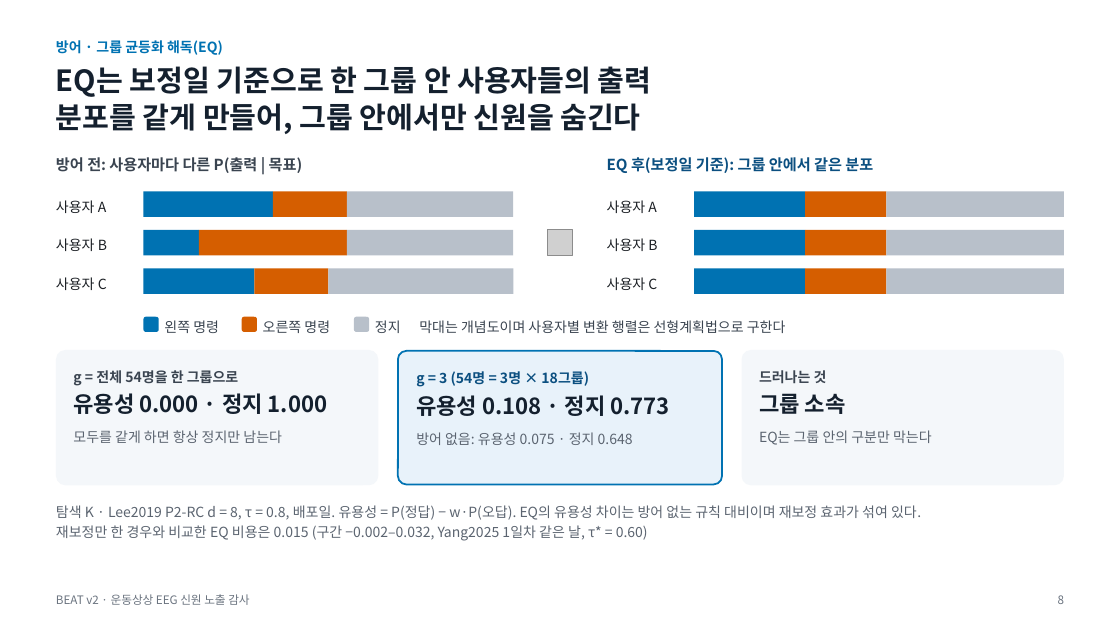
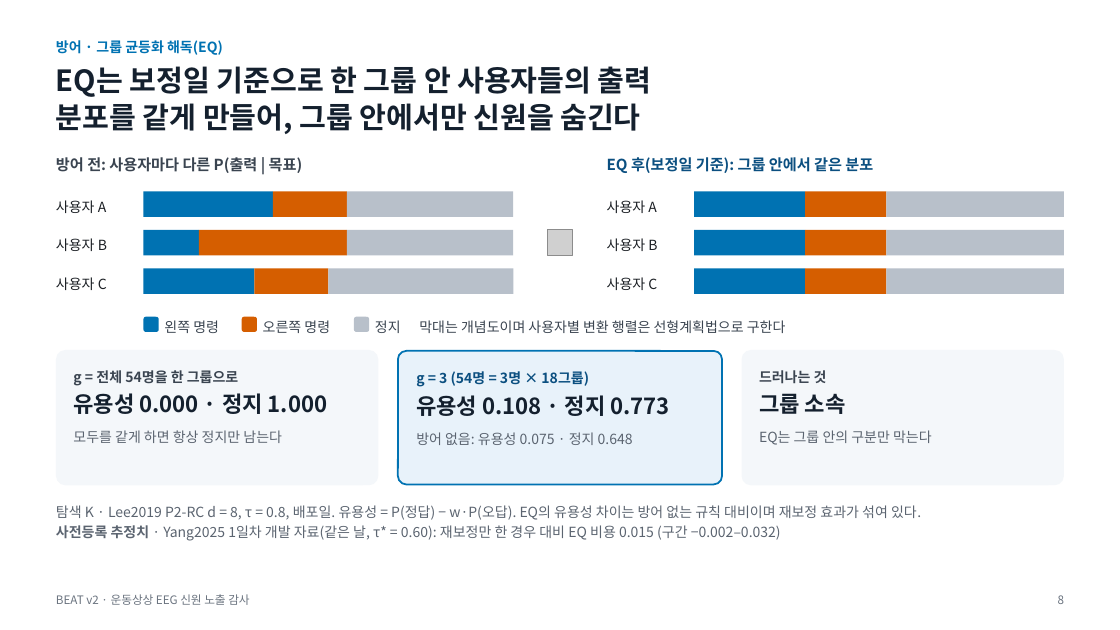
Before and after one commit to gigalove6783-pixel/beat-eeg-privacy, a slide deck: slide 8 of presentation/BEAT_v2_talk.pptx. Drawn at 1120x630 pixels with LibreOffice and Linux fonts; fonts in the diff are those of the drawing; grey boxes stand for pictures. Boxes give left, top, right and bottom in pixels: in the first picture for what was removed or moved away, otherwise in the second. Text is boxed around its words. In the diff, an @@ line names an element or a change of style, - is before the commit and + after.

```diff
--- a/presentation/BEAT_v2_talk.pptx
+++ b/presentation/BEAT_v2_talk.pptx
@@ text at (56,505,921,541): text changed @@
-탐색 K · Lee2019 P2-RC d = 8, τ = 0.8, 배포일. 유용성 = P(정답) − w·P(오답). EQ의 유용성 차이는 방어 없는 규칙 대비이며 재보정 효과가 섞여 있다.
-재보정만 한 경우와 비교한 EQ 비용은 0.015 (구간 −0.002–0.032, Yang2025 1일차 같은 날, τ* = 0.60)
+탐색 K · Lee2019 P2-RC d = 8, τ = 0.8, 배포일. 유용성 = P(정답) − w·P(오답). EQ의 유용성 차이는 방어 없는 규칙 대비이며 재보정 효과가 섞여 있다.
+사전등록 추정치 · Yang2025 1일차 개발 자료(같은 날, τ* = 0.60): 재보정만 한 경우 대비 EQ 비용 0.015 (구간 −0.002–0.032)
```
Also in this commit, not shown: 5 other slides changed, 11 other files.
